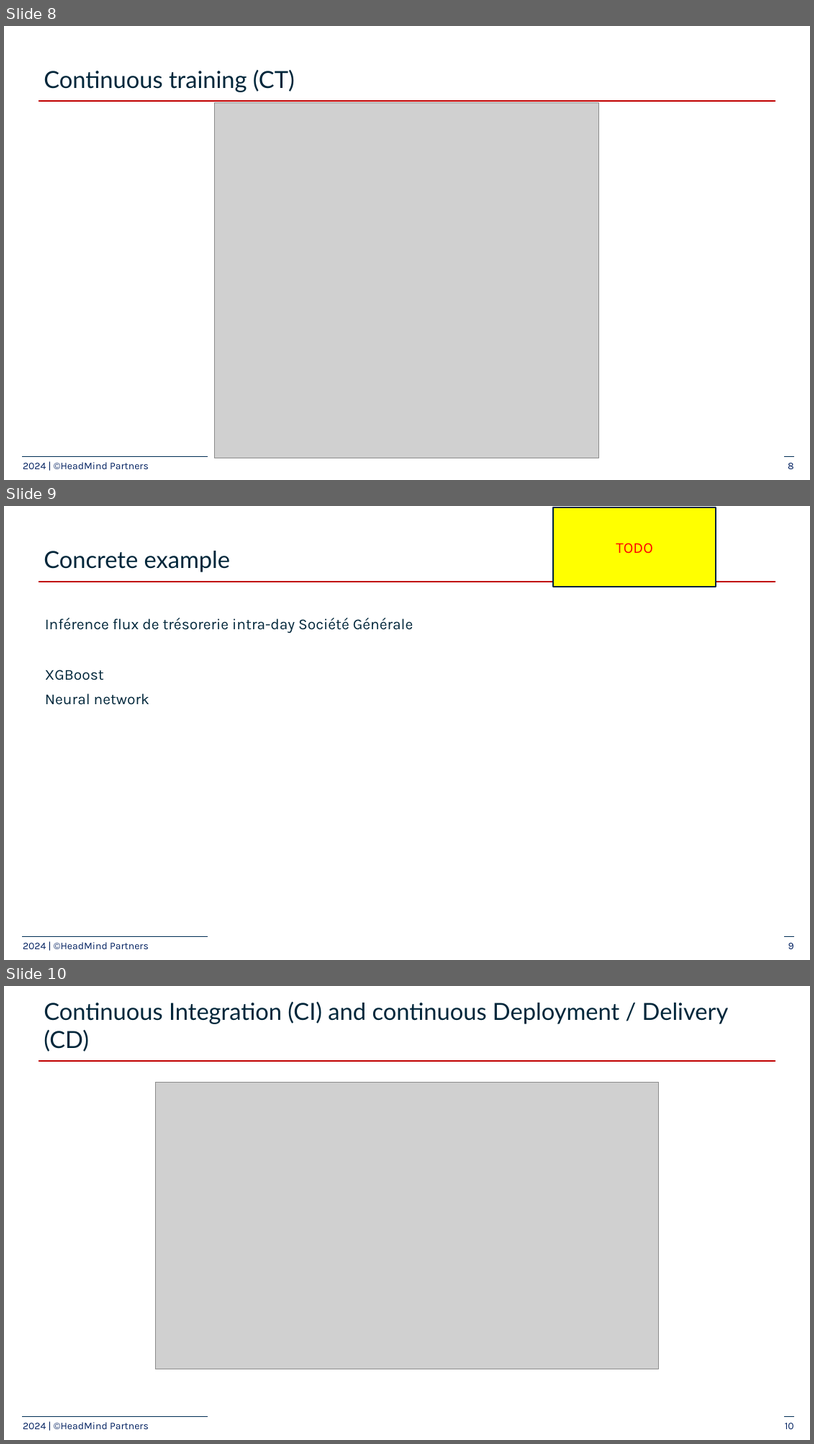
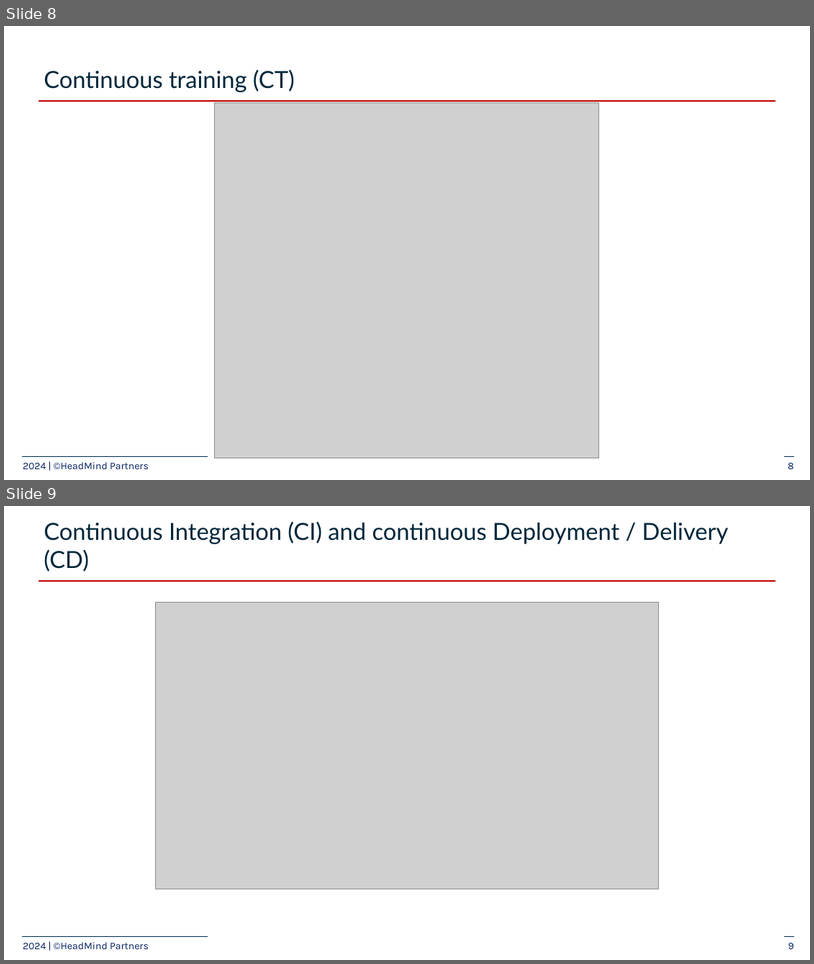
Before and after one commit to electricfew/MLOps-Introductory-Course-on-GCP, a slide deck: slides/4_ml-pipeline/lecture4_MLpipeline.pptx. Shown one above the other, each under a label of ours: slides 8, 9 and 10 before the commit, slides 8 and 9 after it. The pictures are 814x1444 and 814x964 pixels, drawn with LibreOffice and Linux fonts; fonts in the diff are those of the drawing; grey boxes stand for pictures; background and template pictures are left out. Boxes give left, top, right and bottom in pixels: in the first picture for what was removed or moved away, otherwise in the second. Text is boxed around its words. In the diff, an @@ line names an element or a change of style, - is before the commit and + after.

```diff
--- a/slides/4_ml-pipeline/lecture4_MLpipeline.pptx
+++ b/slides/4_ml-pipeline/lecture4_MLpipeline.pptx
@@ slide 9 removed at (x1=4, y1=506, x2=810, y2=960), background #FFFFFF; not listed: 2 template elements that a slide beside it also shows @@
@@ rectangle removed at (x1=553, y1=508, x2=717, y2=587) @@
-TODO
@@ title removed at (x1=44, y1=551, x2=231, y2=572) @@
-Concrete example
@@ line removed from (39, 582) to (776, 582) @@
@@ text removed at (x1=45, y1=618, x2=414, y2=705) @@
-Inférence flux de trésorerie intra-day Société Générale
-XGBoost
-Neural network
@@ text removed at (x1=23, y1=942, x2=149, y2=949) @@
-2024 | ©HeadMind Partners
@@ page number removed at (x1=789, y1=942, x2=795, y2=949) @@
-9
@@ what was slide 10 is now slide 9 @@
@@ page number at (x1=789, y1=942, x2=795, y2=949): text changed @@
-10
+9
```
Also in this commit, not shown: 5 other files.
